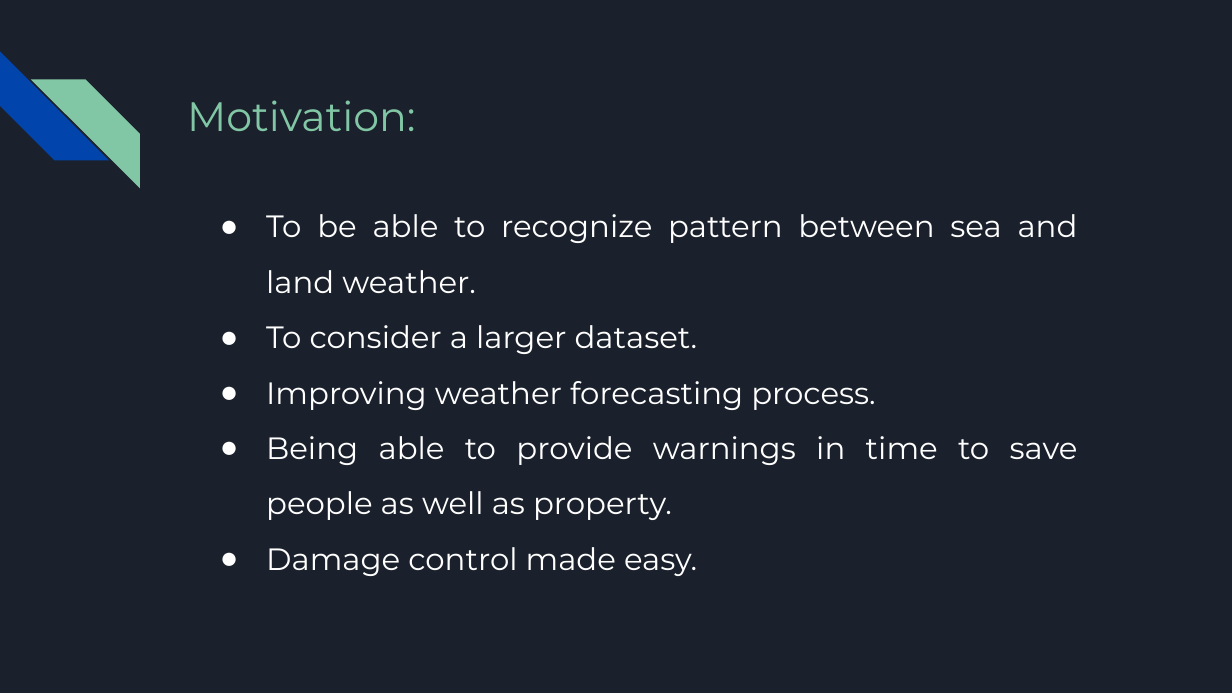
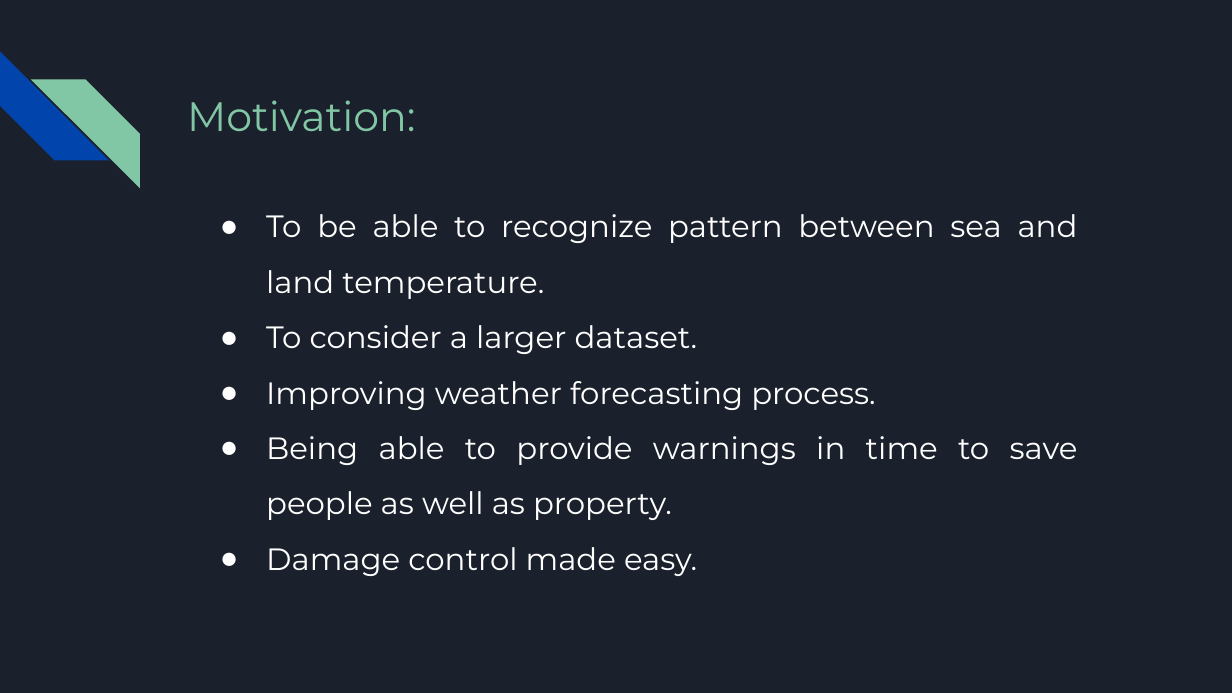
Before and after one commit to NavaneethVijay/vtuproject, a slide deck: slide 10 of PPT/Phase-I-Seminar.pptx (slide 11 before the commit). Drawn at 1232x693 pixels with LibreOffice and Linux fonts; fonts in the diff are those of the drawing. Boxes give left, top, right and bottom in pixels: in the first picture for what was removed or moved away, otherwise in the second. Text is boxed around its words. In the diff, an @@ line names an element or a change of style, - is before the commit and + after.

```diff
--- a/PPT/Phase-I-Seminar.pptx
+++ b/PPT/Phase-I-Seminar.pptx
@@ text at <box>266,214,1078,299</box>: text changed @@
-● To be able to recognize pattern between sea and land weather.
+● To be able to recognize pattern between sea and land temperature.
```
Also in this commit, not shown: 6 other slides changed, 5 slides added, 18 slides removed.
